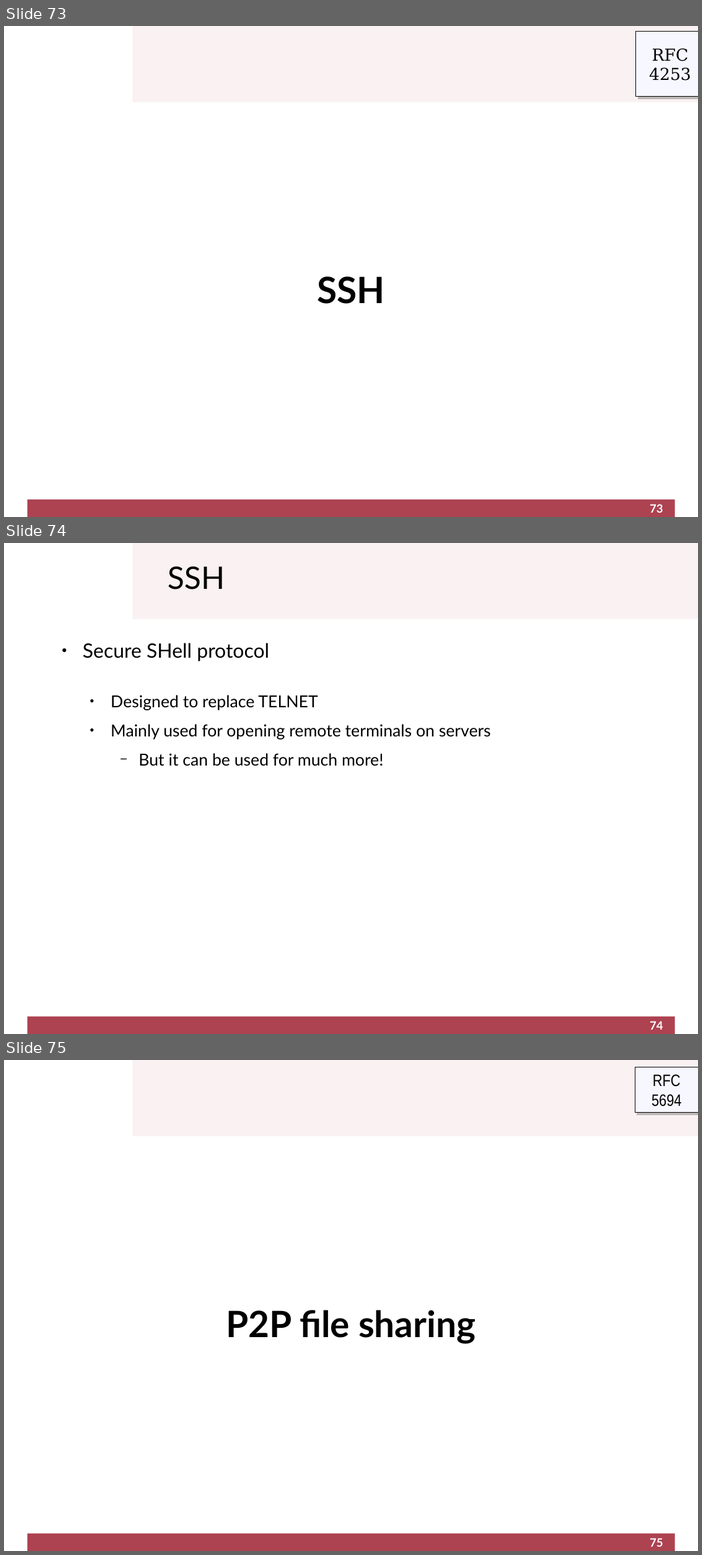
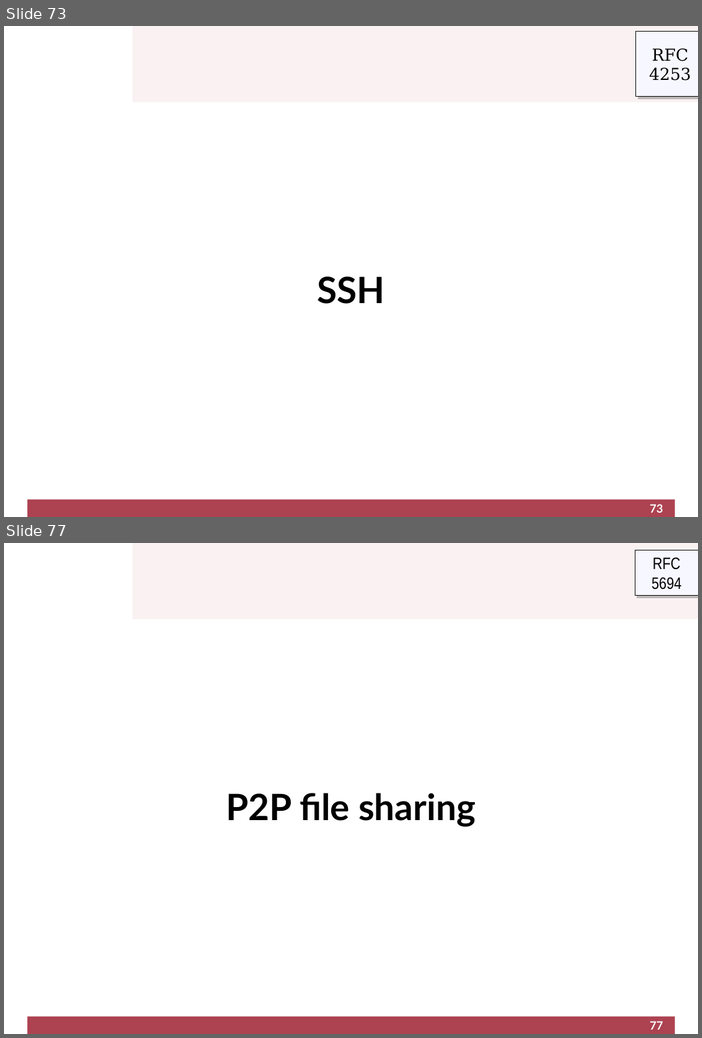
Before and after one commit to cletomartin/redes1, a slide deck: slides/application.odp. Shown one above the other, each under a label of ours: slides 73, 74 and 75 before the commit, slides 73 and 77 after it; the slides between them are not shown. The pictures are 702x1555 and 702x1038 pixels, drawn with LibreOffice and Linux fonts; fonts in the diff are those of the drawing; background and template pictures are left out. Boxes give left, top, right and bottom in pixels: in the first picture for what was removed or moved away, otherwise in the second. Text is boxed around its words. In the diff, an @@ line names an element or a change of style, - is before the commit and + after.

```diff
--- a/slides/application.odp
+++ b/slides/application.odp
@@ slide 74 removed at box(4, 543, 698, 1034), background #FFFFFF; not listed: 2 template elements that a slide beside it also shows @@
@@ title removed at box(168, 566, 225, 589) @@
-SSH
@@ text removed at box(83, 643, 491, 766) @@
-● Secure SHell protocol
-  ● Designed to replace TELNET
-  ● Mainly used for opening remote terminals on servers
-    − But it can be used for much more!
@@ page number removed at box(650, 1021, 664, 1030) @@
-74
@@ what was slide 75 is now slide 77 @@
@@ page number at box(650, 1021, 664, 1030): text changed @@
-75
+77
```
Also in this commit, not shown: 3 slides added, 1 other file.
